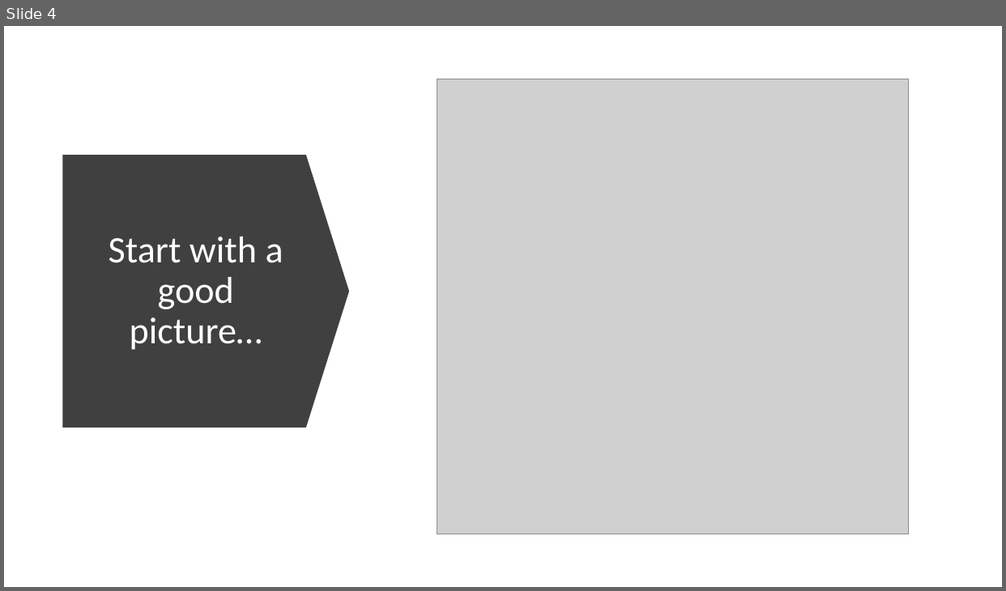
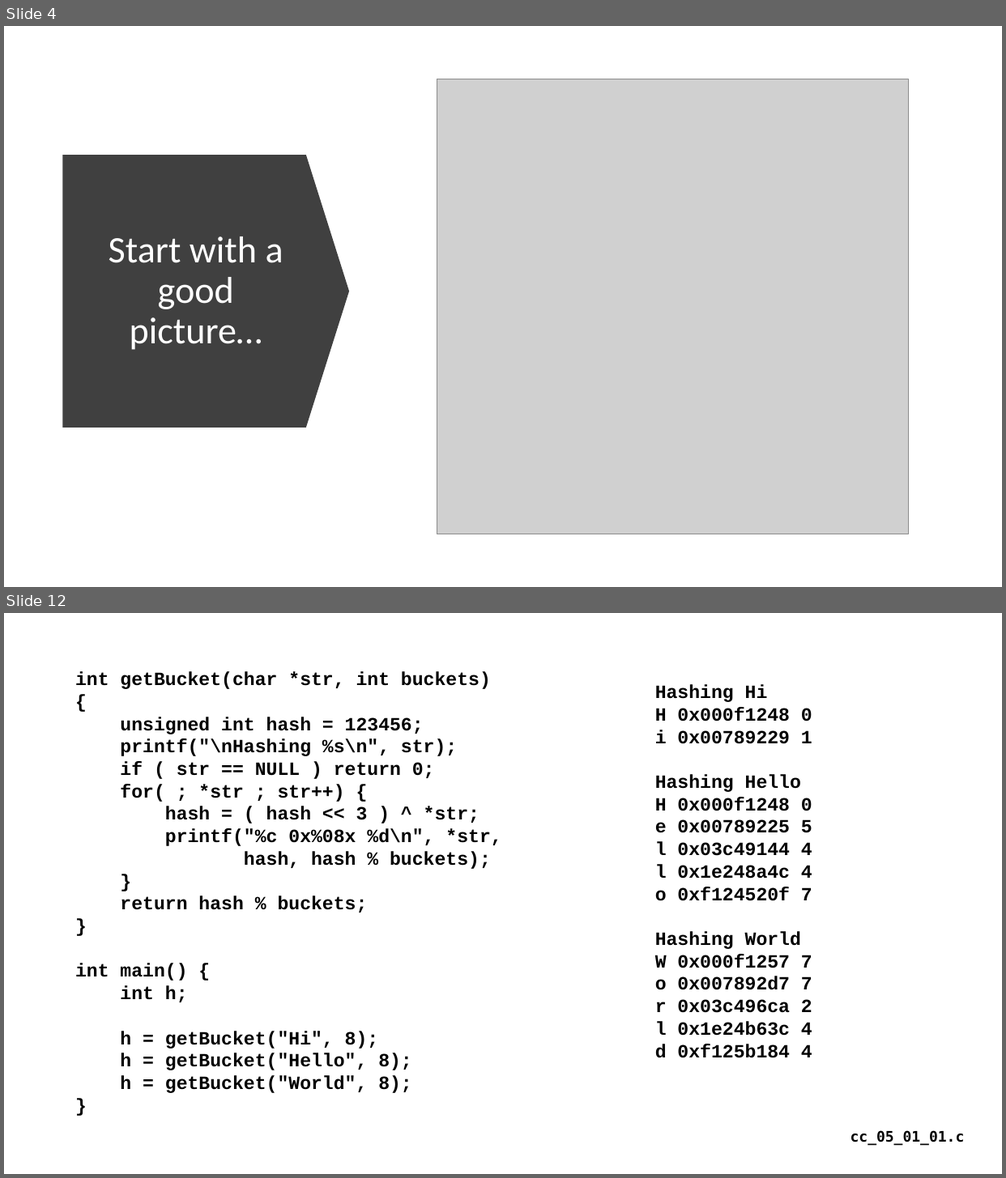
Before and after one commit to csev/cc4e, a slide deck: lectures/CC-05-Trees-Hash.pptx. Shown one above the other, each under a label of ours: slide 4 before the commit, slides 4 and 12 after it; the slides between them are not shown. The pictures are 1006x591 and 1006x1178 pixels, drawn with LibreOffice and Linux fonts; fonts in the diff are those of the drawing; grey boxes stand for pictures. Boxes give left, top, right and bottom in pixels: in the first picture for what was removed or moved away, otherwise in the second. Text is boxed around its words. In the diff, an @@ line names an element or a change of style, - is before the commit and + after.

```diff
--- a/lectures/CC-05-Trees-Hash.pptx
+++ b/lectures/CC-05-Trees-Hash.pptx
@@ slide 12 added at [4, 613, 1002, 1174], background #FFFFFF @@
@@ text added at [75, 671, 501, 1093], 18 pt, text #000000, bold @@
+int getBucket(char *str, int buckets)
+{
+unsigned int hash = 123456;
+printf("\nHashing %s\n", str);
+if ( str == NULL ) return 0;
+for( ; *str ; str++) {
+hash = ( hash << 3 ) ^ *str;
+printf("%c 0x%08x %d\n", *str,
+hash, hash % buckets);
+}
+return hash % buckets;
+}
+int main() {
+int h;
+h = getBucket("Hi", 8);
+h = getBucket("Hello", 8);
+h = getBucket("World", 8);
+}
@@ text added at [655, 684, 812, 1059], 18 pt, text #000000, bold @@
+Hashing Hi
+H 0x000f1248 0
+i 0x00789229 1
+Hashing Hello
+H 0x000f1248 0
+e 0x00789225 5
+l 0x03c49144 4
+l 0x1e248a4c 4
+o 0xf124520f 7
+Hashing World
+W 0x000f1257 7
+o 0x007892d7 7
+r 0x03c496ca 2
+l 0x1e24b63c 4
+d 0xf125b184 4
@@ text added at [850, 1131, 965, 1146], 14 pt, text #000000, bold @@
+cc_05_01_01.c
```
Also in this commit, not shown: 2 slides changed, 8 other slides added, 3 other files.
